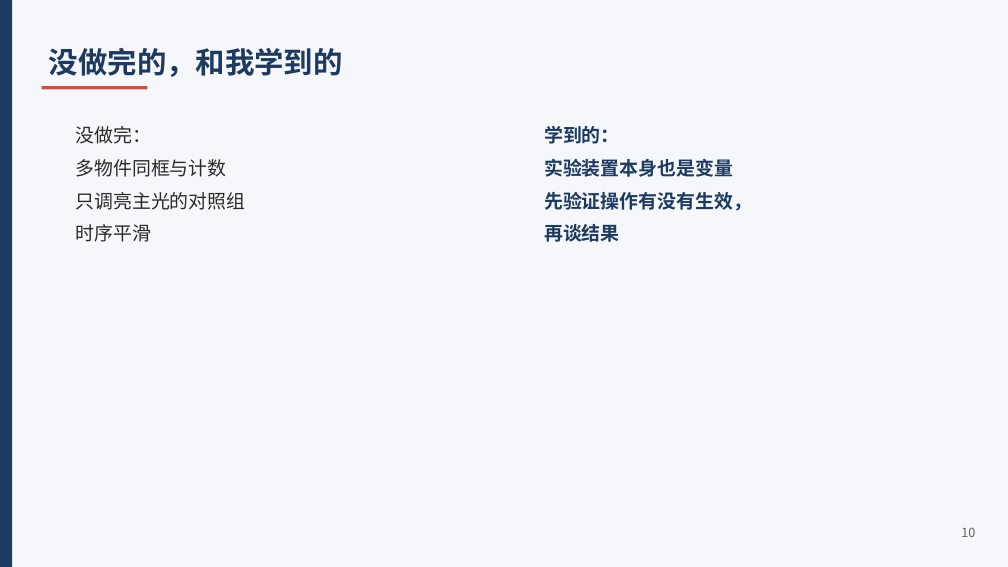
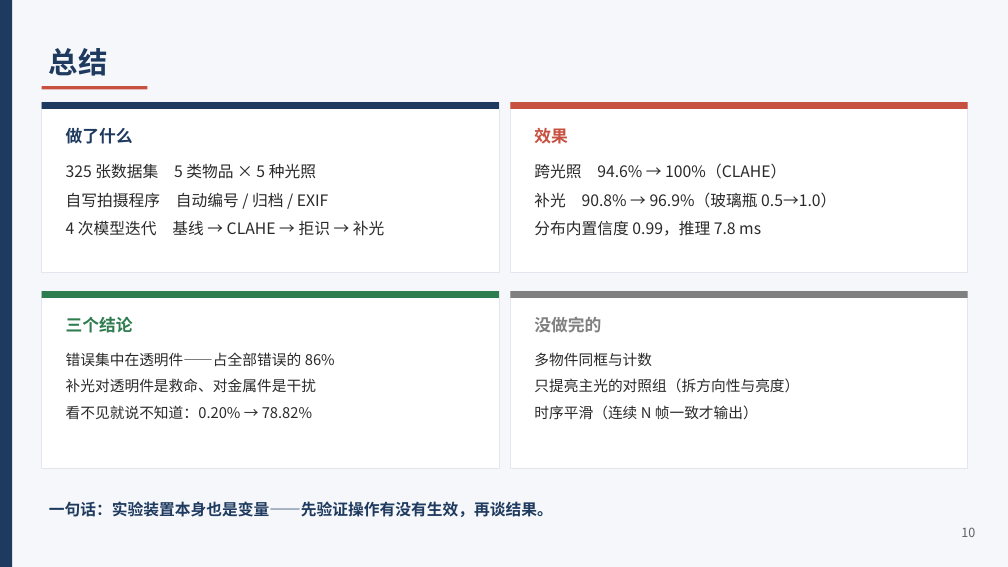
Before and after one commit to ShuM-928/ICEC-2026-0245-ZouHaohang, a slide deck: slide 10 of 02-20Days-Challenge/report/项目二_汇报.pptx. Drawn at 1008x567 pixels with LibreOffice and Linux fonts; fonts in the diff are those of the drawing. Boxes give left, top, right and bottom in pixels: in the first picture for what was removed or moved away, otherwise in the second. Text is boxed around its words. In the diff, an @@ line names an element or a change of style, - is before the commit and + after.

Commit message:
PPT 末页改为四卡总结（做了什么 / 效果 / 三个结论 / 没做完的）

```diff
--- a/02-20Days-Challenge/report/项目二_汇报.pptx
+++ b/02-20Days-Challenge/report/项目二_汇报.pptx
@@ text at (49,48,108,76): text changed @@
-没做完的，和我学到的
+总结
@@ rectangle added at (42,102,499,272), fill #FFFFFF, outline #E2E6EE 0.75 pt @@
@@ rectangle added at (42,102,499,109), fill #1F3A5F @@
@@ rectangle added at (510,102,968,272), fill #FFFFFF, outline #E2E6EE 0.75 pt @@
@@ rectangle added at (510,102,968,109), fill #C85040 @@
@@ text added at (66,128,133,144), 16 pt, text #1F3A5F, bold @@
+做了什么
@@ text at (75,126,151,144): paragraph removed @@
-没做完：
@@ text added at (534,128,568,144), 16 pt, text #C85040, bold @@
+效果
@@ text added at (66,163,384,236), 15 pt, text #2A2A2A @@
+325 张数据集 5 类物品 × 5 种光照
+自写拍摄程序 自动编号 / 归档 / EXIF
+4 次模型迭代 基线 → CLAHE → 拒识 → 补光
@@ text added at (534,163,786,236), 15 pt, text #2A2A2A @@
+跨光照 94.6% → 100%（CLAHE）
+补光 90.8% → 96.9%（玻璃瓶 0.5→1.0）
+分布内置信度 0.99，推理 7.8 ms
@@ rectangle added at (42,291,499,469), fill #FFFFFF, outline #E2E6EE 0.75 pt @@
@@ rectangle added at (42,291,499,298), fill #2E7D4F @@
@@ rectangle added at (510,291,968,469), fill #FFFFFF, outline #E2E6EE 0.75 pt @@
@@ rectangle added at (510,291,968,298), fill #808080 @@
@@ text added at (66,316,133,333), 16 pt, text #2E7D4F, bold @@
+三个结论
@@ text added at (534,317,601,333), 16 pt, text #808080, bold @@
+没做完的
@@ text added at (66,352,335,419), 14 pt, text #2A2A2A @@
+错误集中在透明件——占全部错误的 86%
+补光对透明件是救命、对金属件是干扰
+看不见就说不知道：0.20% → 78.82%
@@ text "多物件同框与计数": place and size @@
-text "多物件同框与计数" at (75,126,245,242)
+text "多物件同框与计数" at (534,352,799,420)
@@ text at (534,352,652,366): size 18 to 14 pt in "多物件同框与计数"; line spacing 1.45 to 1.5 @@
@@ text at (534,378,799,420): text changed; size 18 to 14 pt @@
-只调亮主光的对照组
-时序平滑
+只提亮主光的对照组（拆方向性与亮度）
+时序平滑（连续 N 帧一致才输出）
@@ text at (49,501,553,517): text changed; size 18 to 15 pt @@
-学到的：
-实验装置本身也是变量
-先验证操作有没有生效，
-再谈结果
+一句话：实验装置本身也是变量——先验证操作有没有生效，再谈结果。
```
Also in this commit, not shown: 1 other file.
